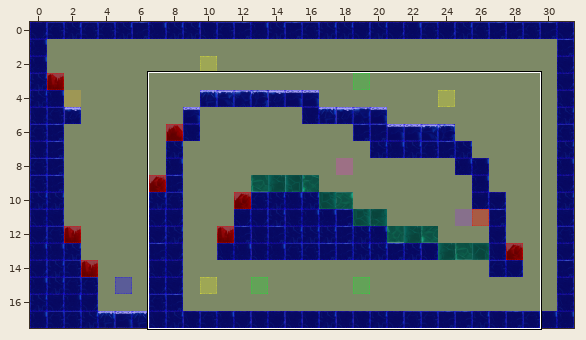
Tiled map: Spellington/src/res/map/mapPlains36.tmx. The picture above shows the old version from afar; the outline marks the close-up.
Close-up. First the earlier version:
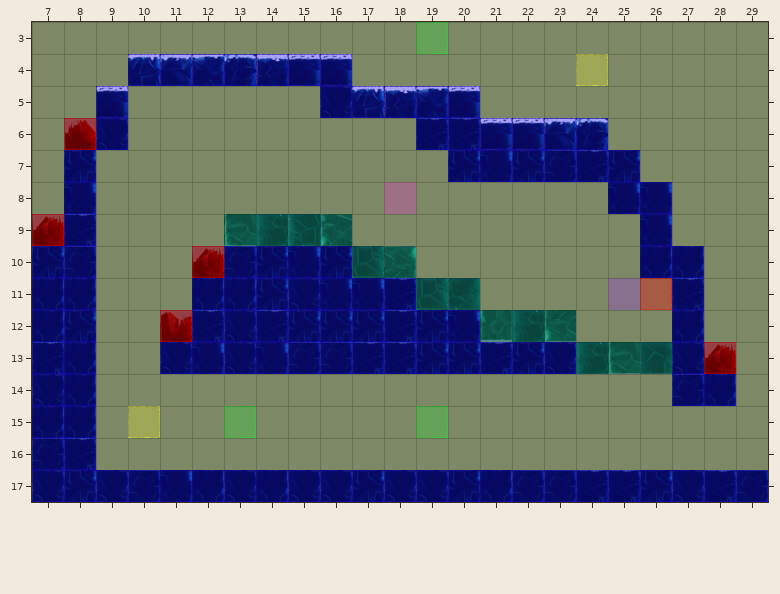
Cells are 50x50 px. Shown: x 7..29, y 3..17.
New version:
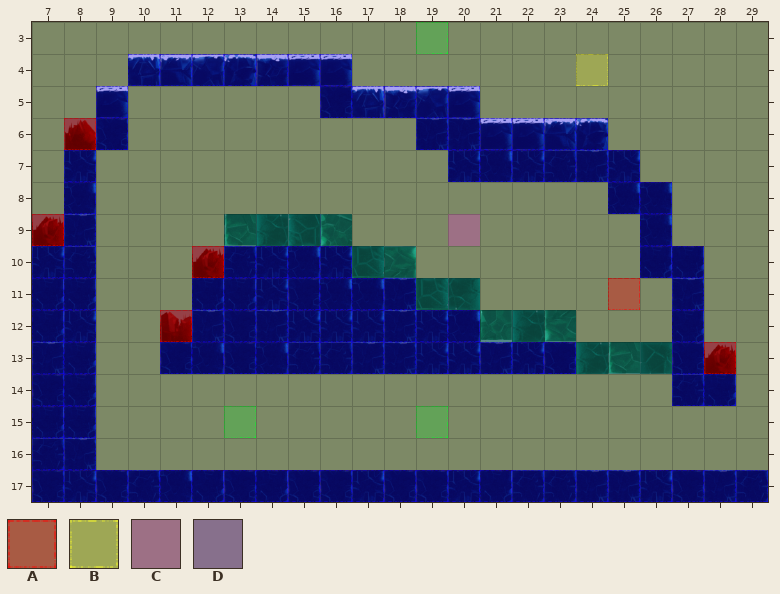
Key: from "collisionTile": A 0, B 4, C 9, D 10.
_ is an empty cell.
Tiles replaced or removed in this view: A, B, C, D.
See-through tiles are keyed as they look on the map.
What changed:
Changed rows in their new state; . is an unchanged cell.
Layer "event":
first column x 18:
 8 _........
 9 ..C......
11 .......A_
first column x 10:
15 _
Changed places in both close-ups, as pixel boxes (x1, y1, x2, y2):
removed: (384, 182, 416, 214)
added: (448, 214, 480, 246)
changed: (608, 278, 672, 310)
removed: (128, 406, 160, 438)
